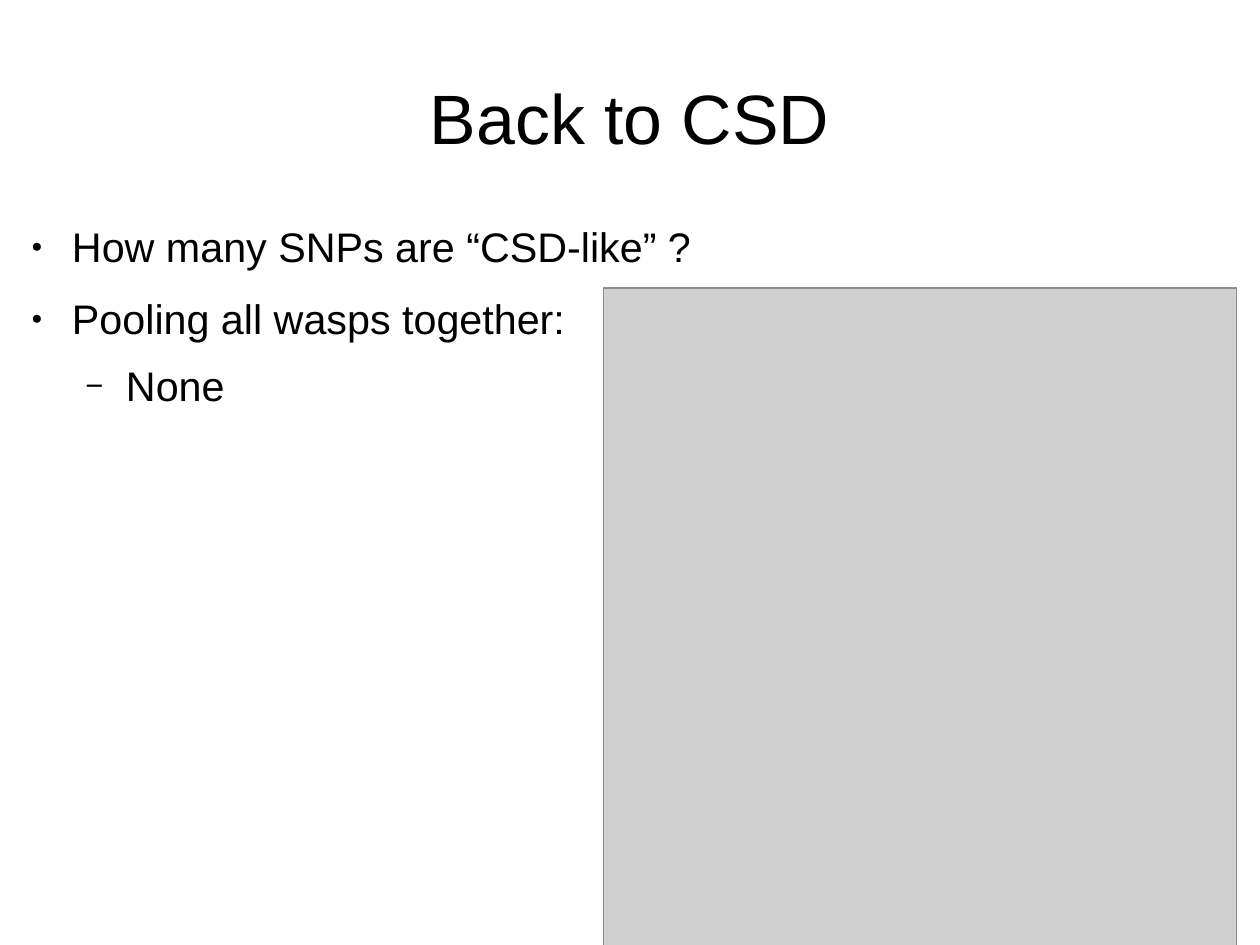
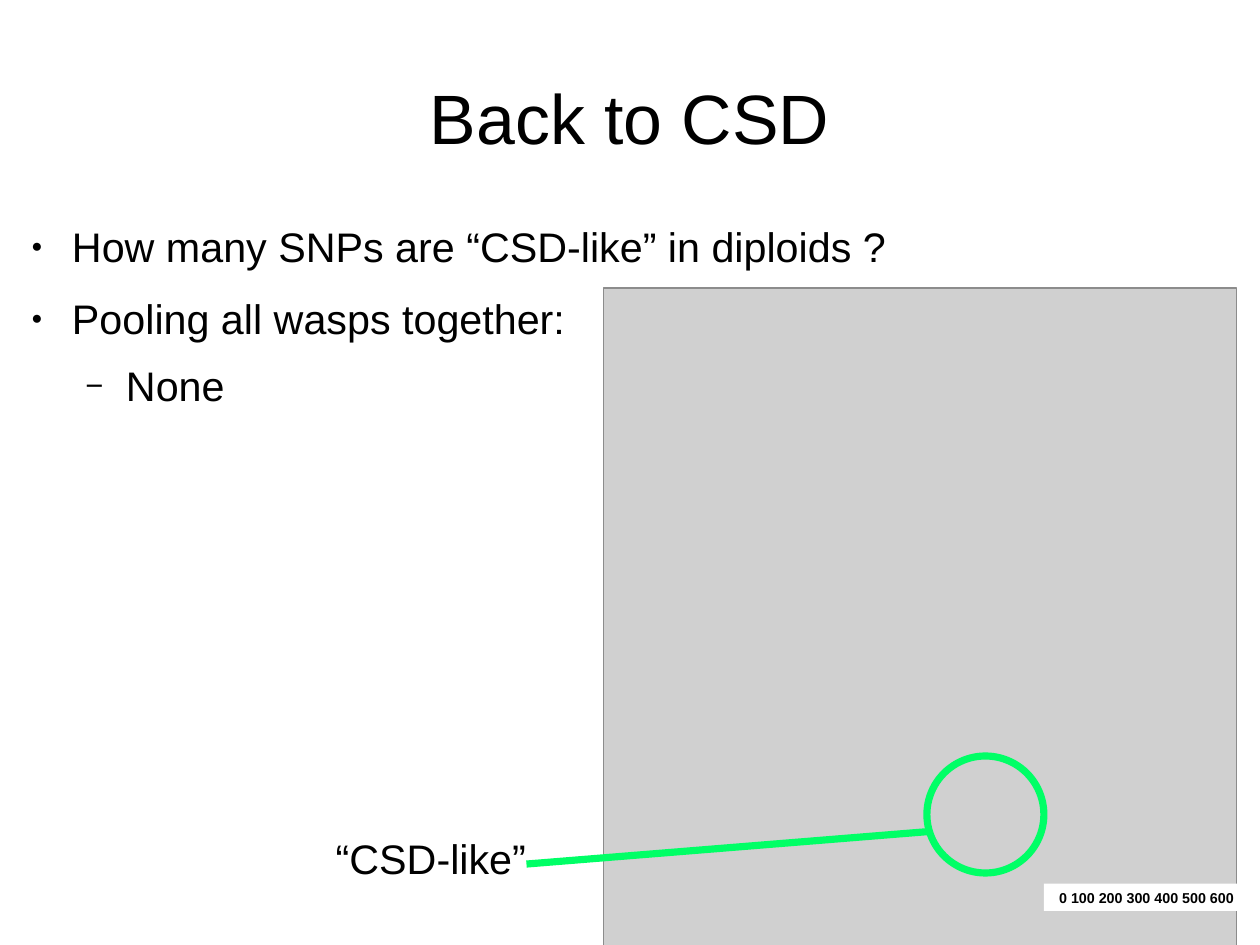
Before and after one commit to cmdoret/master_archive, a slide deck: slide 20 of reports/presentations/lab_meeting_20170712/lab_meeting_20170712.odp (slide 16 before the commit). Drawn at 1260x945 pixels with LibreOffice and Linux fonts; fonts in the diff are those of the drawing; grey boxes stand for pictures. Boxes give left, top, right and bottom in pixels: in the first picture for what was removed or moved away, otherwise in the second. Text is boxed around its words. In the diff, an @@ line names an element or a change of style, - is before the commit and + after.

```diff
--- a/reports/presentations/lab_meeting_20170712/lab_meeting_20170712.odp
+++ b/reports/presentations/lab_meeting_20170712/lab_meeting_20170712.odp
@@ text at (x1=72, y1=232, x2=852, y2=270): text changed @@
-● How many SNPs are “CSD-like” ?
+● How many SNPs are “CSD-like” in diploids ?
@@ ellipse added at (x1=927, y1=756, x2=1044, y2=872), outline #00FF66 4.51 pt @@
@@ line added from (527, 864) to (930, 831), #00FF66 4.51 pt @@
@@ text added at (x1=336, y1=844, x2=526, y2=875), 26 pt, text #000000 @@
+“CSD-like”
@@ rectangle added at (x1=1044, y1=884, x2=1260, y2=911), fill #FFFFFF, 9 pt, text #000000, bold @@
+0 100 200 300 400 500 600
```
Also in this commit, not shown: 1 other slide changed, 6 slides added, 14 other files.
